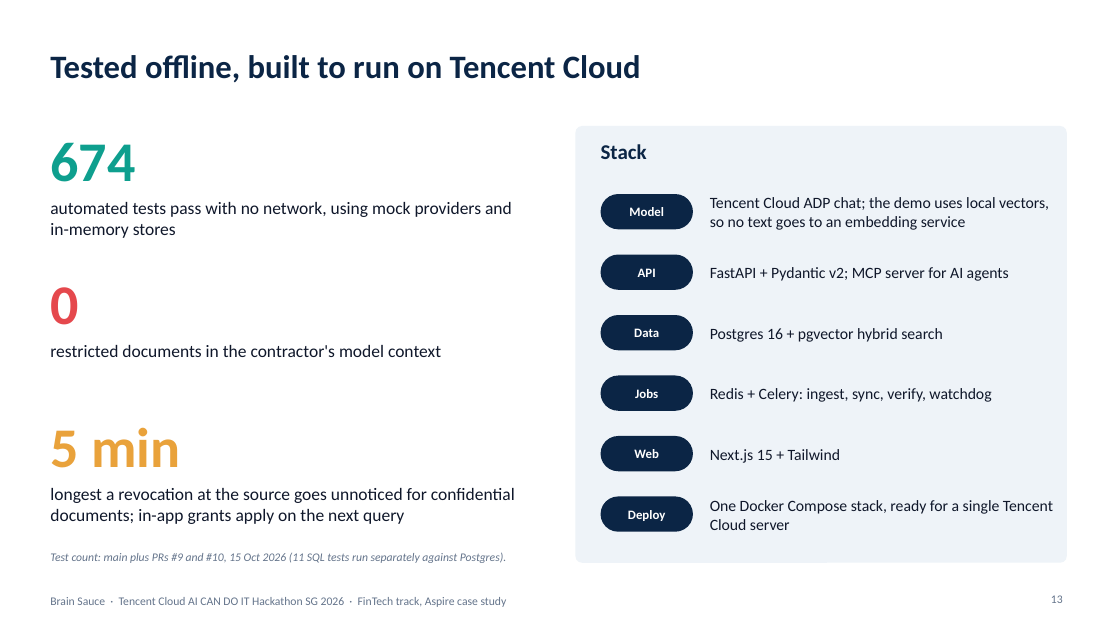
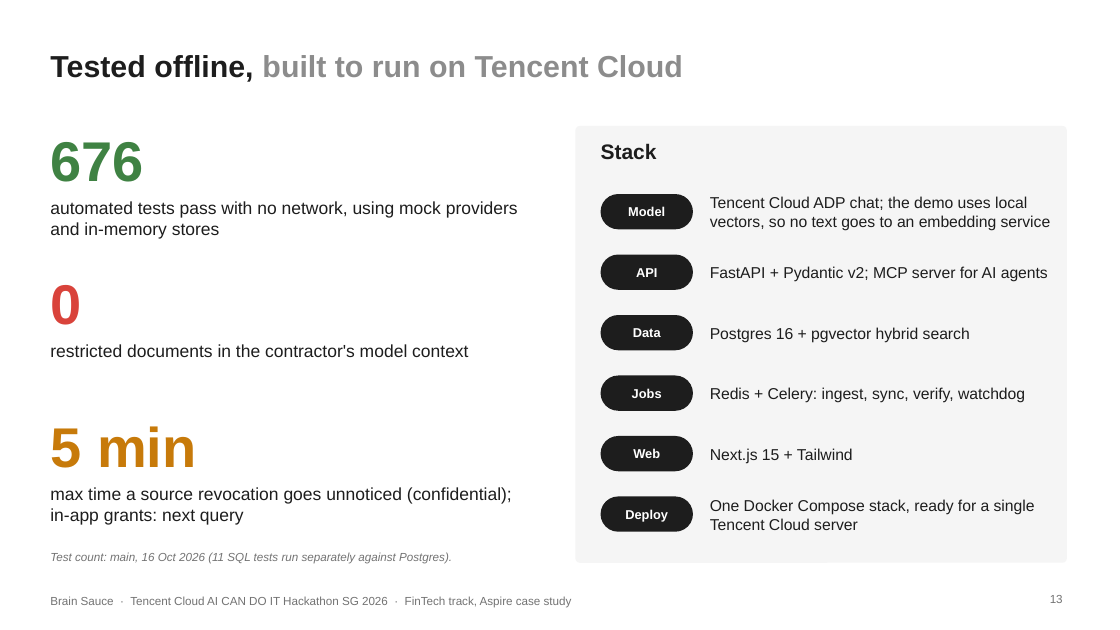
Before and after one commit to pavan2184/tencent-hack, a slide deck: slide 13 of docs/presentations/internal-brain-architecture-submission.pptx. Drawn at 1120x630 pixels with LibreOffice and Linux fonts; fonts in the diff are those of the drawing. Boxes give left, top, right and bottom in pixels: in the first picture for what was removed or moved away, otherwise in the second. Text is boxed around its words. In the diff, an @@ line names an element or a change of style, - is before the commit and + after.

```diff
--- a/docs/presentations/internal-brain-architecture-submission.pptx
+++ b/docs/presentations/internal-brain-architecture-submission.pptx
@@ title "Tested offline, built to run ..." at (50, 55, 683, 82): size 28 to 26 pt, font Calibri to Arial; text colour #0B2545 to #1D1D1D in "Tested offline,"; text colour #0B2545 to #8C8C8C in "built to run on Tencent Cloud" @@
@@ text at (50, 142, 143, 182): text changed; font Calibri to Arial; text colour #0E9F8E to #3F8243 @@
-674
+676
@@ rounded rectangle at (576, 126, 1067, 563): fill #EEF3F8 to #F5F5F5; proportions changed @@
@@ text "Stack" at (601, 143, 657, 160): font Calibri to Arial, text colour #0B2545 to #1D1D1D @@
@@ text "0" at (50, 285, 81, 325): font Calibri to Arial, text colour #E5484D to #D9433B @@
@@ text "5 min" at (50, 426, 196, 468): font Calibri to Arial, text colour #E9A23B to #C77A0A @@
@@ text at (50, 487, 512, 525): text changed; font Calibri to Arial; text colour #0F172A to #1D1D1D @@
-longest a revocation at the source goes unnoticed for confidential documents; in-app grants apply on the next query
+max time a source revocation goes unnoticed (confidential); in-app grants: next query
@@ font Calibri to Arial; fill #0B2545 to #1D1D1D in 6 elements at (601, 194, 693, 229), (601, 255, 693, 290), (601, 315, 693, 350), (601, 376, 693, 411), (601, 436, 693, 471), (601, 497, 693, 532) @@
@@ font Calibri to Arial, text colour #0F172A to #1D1D1D in 8 elements at (50, 201, 518, 239), (50, 344, 468, 357), (710, 196, 1051, 231), (710, 266, 1048, 282), (710, 327, 970, 343), (710, 387, 1025, 403), (710, 448, 853, 464), (710, 499, 1035, 530) @@
@@ text at (50, 552, 452, 564): text changed; font Calibri to Arial; text colour #64748B to #737373 @@
-Test count: main plus PRs #9 and #10, 15 Oct 2026 (11 SQL tests run separately against Postgres).
+Test count: main, 16 Oct 2026 (11 SQL tests run separately against Postgres).
@@ text "Brain Sauce · Tencent Cloud ..." at (50, 596, 572, 608): font Calibri to Arial, text colour #64748B to #737373 @@
@@ page number at (1050, 595, 1063, 603): font Calibri to Arial, text colour #64748B to #737373 @@
```
Also in this commit, not shown: 13 other slides changed, 6 other files.
